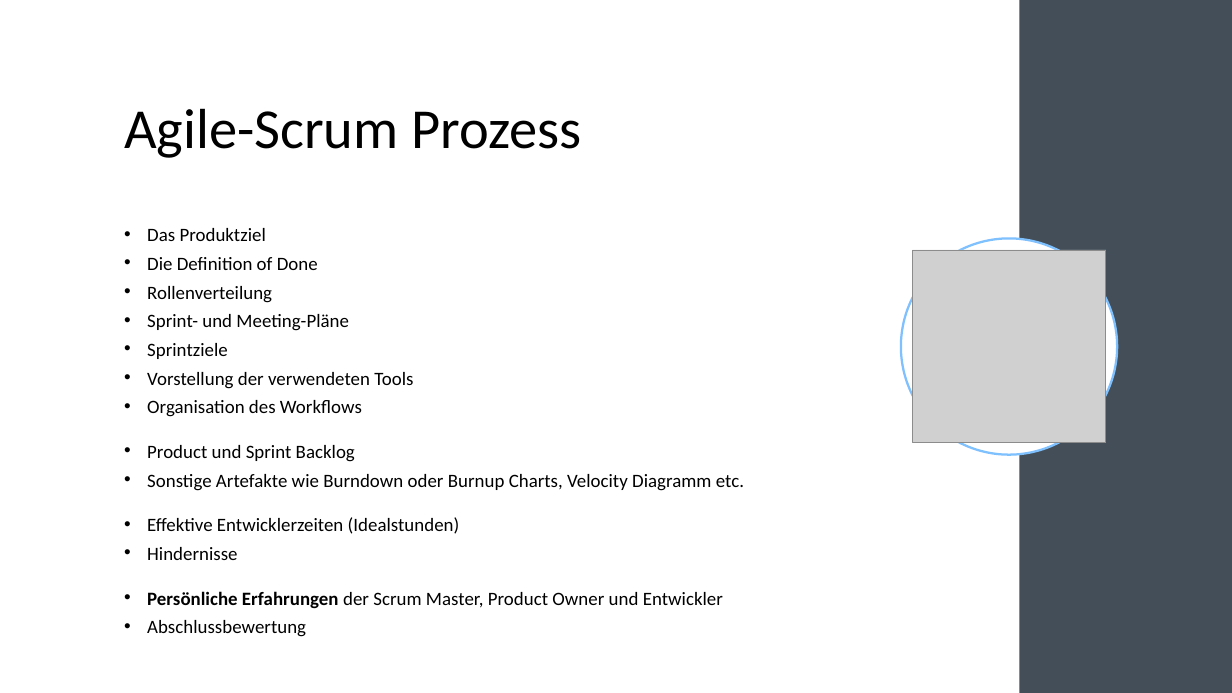
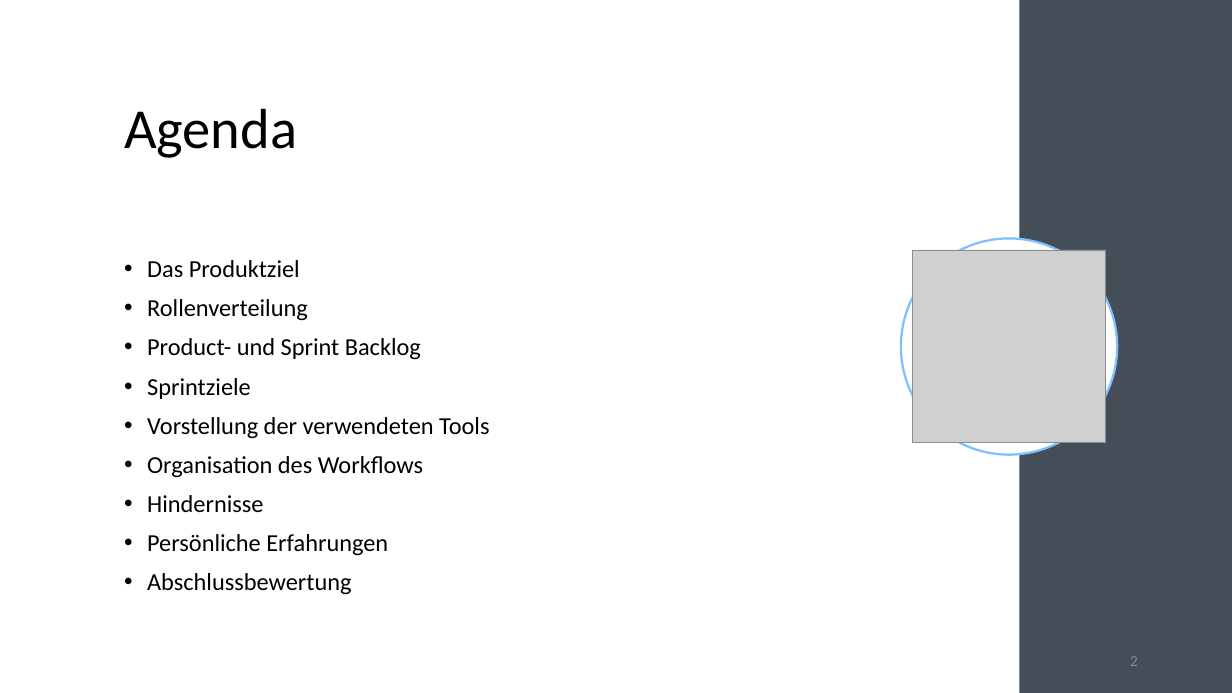
Before and after one commit to ahykho/Scrum-Team-2, a slide deck: slide 2 of Agile Scrum.pptx. Drawn at 1232x693 pixels with LibreOffice and Linux fonts; fonts in the diff are those of the drawing; grey boxes stand for pictures. Boxes give left, top, right and bottom in pixels: in the first picture for what was removed or moved away, otherwise in the second. Text is boxed around its words. In the diff, an @@ line names an element or a change of style, - is before the commit and + after.

Commit message:
powerpoint done
powerpoint done

```diff
--- a/Agile Scrum.pptx
+++ b/Agile Scrum.pptx
@@ title at bbox=[124, 108, 297, 158]: text changed @@
-Agile-Scrum Prozess
+Agenda
@@ text at bbox=[147, 257, 318, 270]: paragraph removed @@
-• Die Definition of Done
@@ text at bbox=[147, 260, 489, 595]: size 14.7 to 19 pt in "Das Produktziel", "Rollenverteilung", "Sprintziele", "Vorstellung der verwendeten Tools" and 3 more places; line spacing 0.7 to 0.9 @@
@@ text at bbox=[147, 338, 421, 360]: text changed; size 14.7 to 19 pt @@
-• Sprint- und Meeting-Pläne
+• Product- und Sprint Backlog
@@ text at bbox=[147, 445, 744, 534]: paragraphs removed @@
-• Product und Sprint Backlog
-• Sonstige Artefakte wie Burndown oder Burnup Charts, Velocity Diagramm etc.
-• Effektive Entwicklerzeiten (Idealstunden)
@@ text at bbox=[147, 534, 388, 556]: text changed; size 14.7 to 19 pt @@
-• Persönliche Erfahrungen der Scrum Master, Product Owner und Entwickler
+• Persönliche Erfahrungen
@@ page number added at bbox=[1130, 656, 1138, 666], 12 pt, text #8C8C8C @@
+2
```
Also in this commit, not shown: 1 other slide changed, 11 slides added, 3 slides removed, 1 other file.
